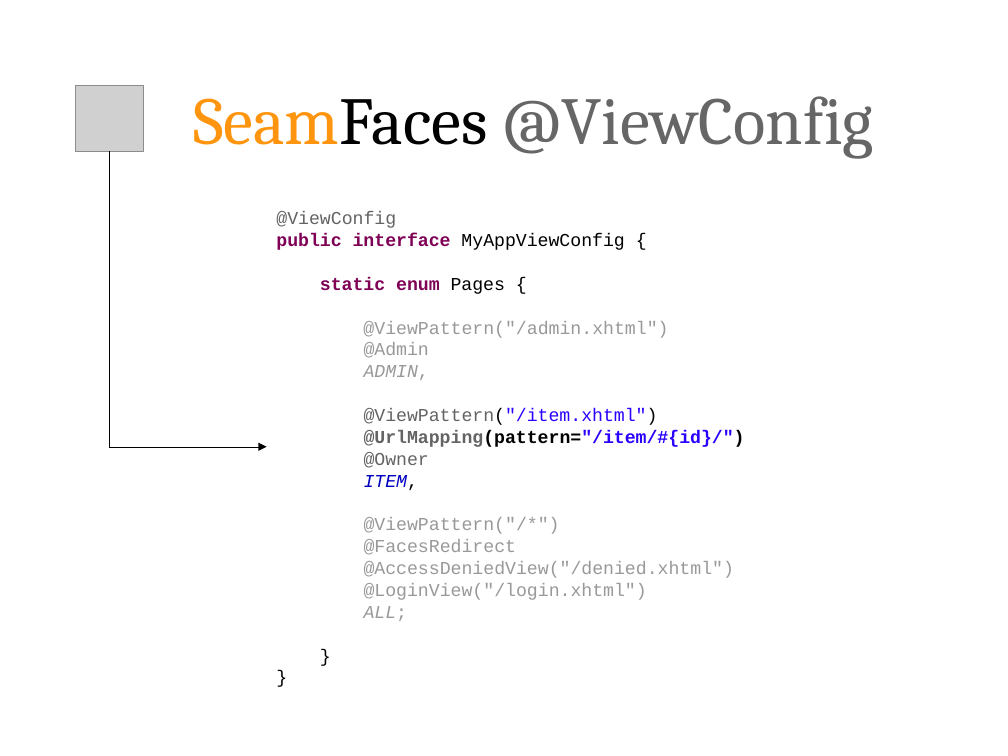
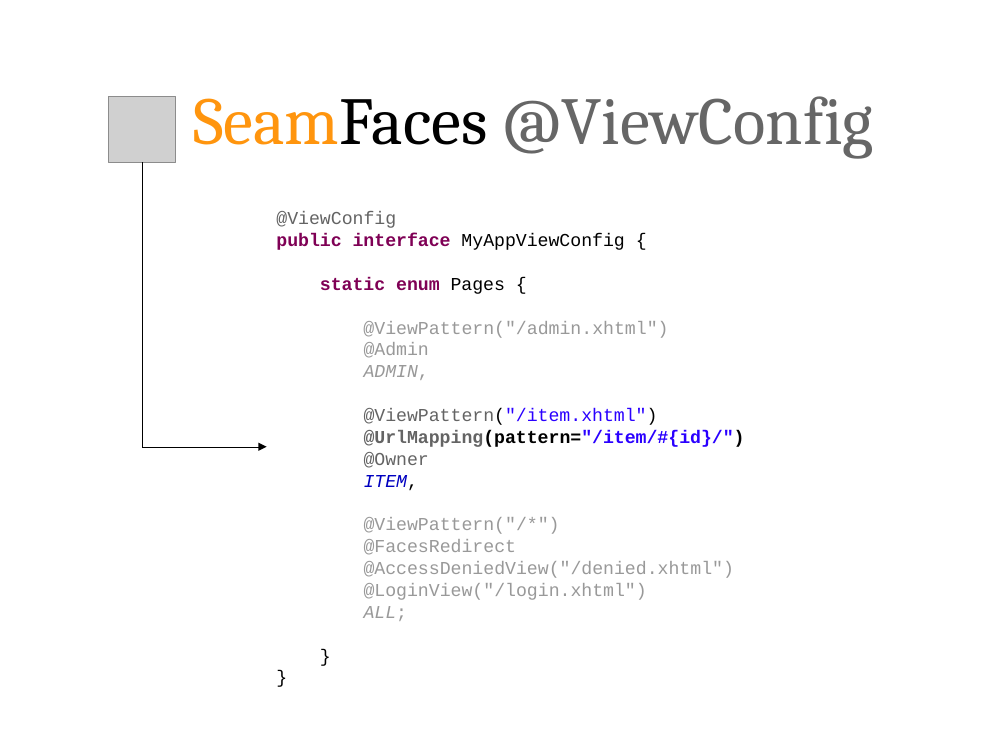
Before and after one commit to lincolnthree/talks, a slide deck: slide 54 of 2011_Beautiful_Java_EE_JAXConf.odp. Drawn at 1008x756 pixels with LibreOffice and Linux fonts; fonts in the diff are those of the drawing; grey boxes stand for pictures. Boxes give left, top, right and bottom in pixels: in the first picture for what was removed or moved away, otherwise in the second. Text is boxed around its words. In the diff, an @@ line names an element or a change of style, - is before the commit and + after.

```diff
--- a/2011_Beautiful_Java_EE_JAXConf.odp
+++ b/2011_Beautiful_Java_EE_JAXConf.odp
@@ picture: place and size @@
-picture at (76,85,143,151)
+picture at (108,96,175,162)
@@ elbow arrow moved from (110, 151) - (266, 447) to (142, 162) - (266, 447) @@
```
Also in this commit, not shown: 13 other slides changed, 1 other file.
